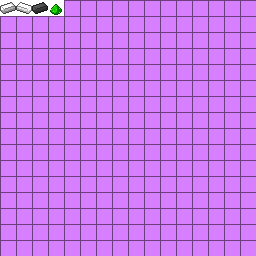
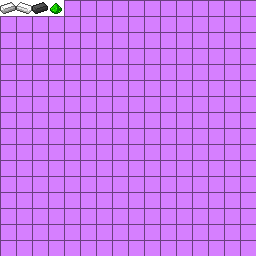
Layers edited between the first and the second 256x256 image:
painted on "Blocks_empty.png.png" over [50, 3, 62, 15]
